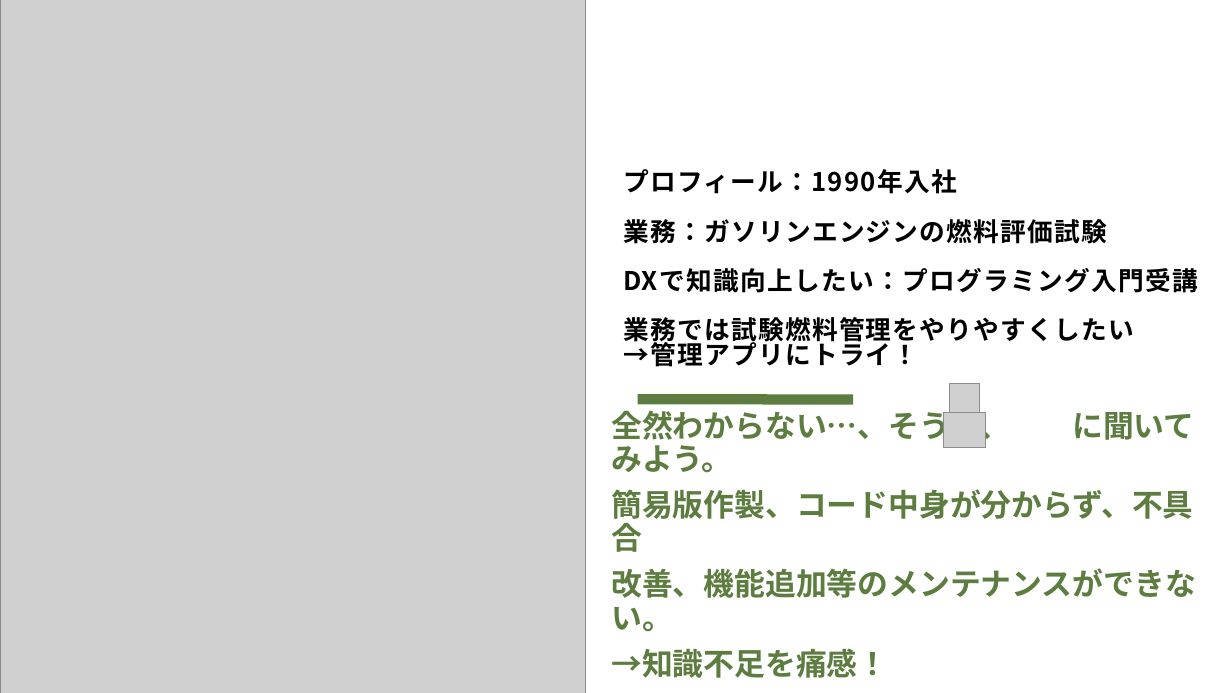
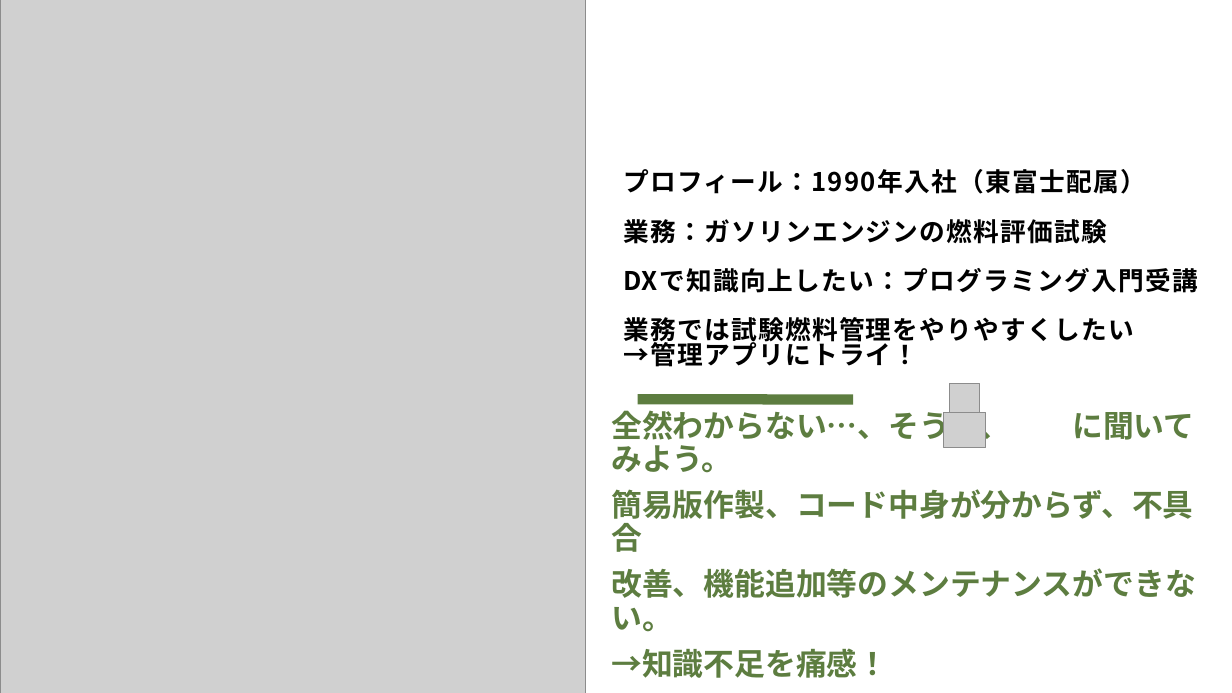
Before and after one commit to Takayuki-Kashiwagi2024/takayuki_kashiwagi.fnd32, a slide deck: slide 4 of プレゼン用_kashiwagi.pptx. Drawn at 1232x693 pixels with LibreOffice and Linux fonts; fonts in the diff are those of the drawing; grey boxes stand for pictures. Boxes give left, top, right and bottom in pixels: in the first picture for what was removed or moved away, otherwise in the second. Text is boxed around its words. In the diff, an @@ line names an element or a change of style, - is before the commit and + after.

```diff
--- a/プレゼン用_kashiwagi.pptx
+++ b/プレゼン用_kashiwagi.pptx
@@ title at (623,169,1198,367): text changed @@
-プロフィール：1990年入社
-業務：ガソリンエンジンの燃料評価試験
-DXで知識向上したい：プログラミング入門受講
-業務では試験燃料管理をやりやすくしたい
-→管理アプリにトライ！
+プロフィール：1990年入社（東富士配属）
+業務：ガソリンエンジンの燃料評価試験
+DXで知識向上したい：プログラミング入門受講
+業務では試験燃料管理をやりやすくしたい
+→管理アプリにトライ！
```
Also in this commit, not shown: 4 other slides changed.
